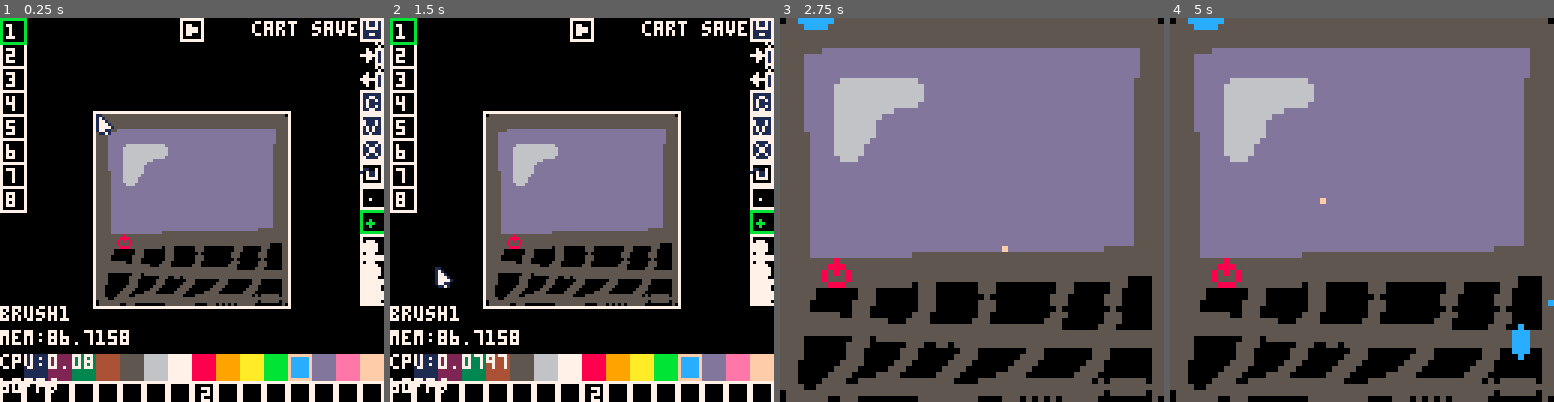
Above: before the commit, frames 1-4 (left to right).
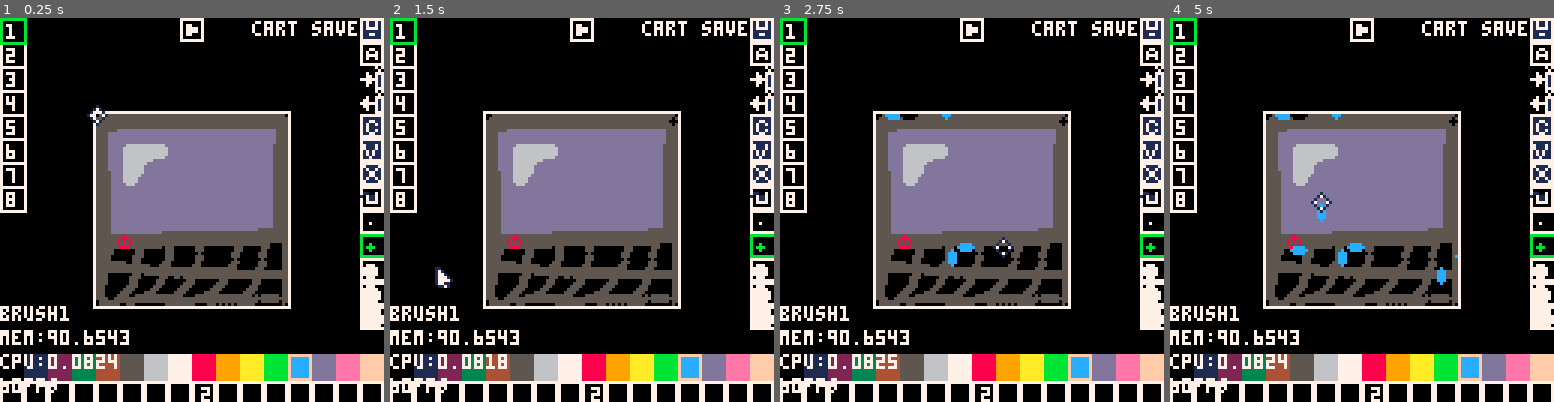
Above: after the commit, the same moments.

Repository: m-r-hunt/Pico-8-Carts
Game: PICO-8 cartridge flickgame.p8
Two runs of this game, one before a commit and one after it. Both use one fixed random seed, a clock stepped at 60 frames per second and the inputs below.
Inputs (mouse positions are in pixels of both pictures, inside the frame that each line leads up to):
- Up to frame 1 (0.25 s): no input
- Up to frame 2 (1.5 s): tap X (X key) at 0.33, 1.07 s; click (670, 121) at 0.67 s; tap O (Z key) at 0.7 s; click (436, 267) at 1.22 s
- Up to frame 3 (2.75 s): hold Right 1.6-2.1 s; tap O (Z key) at 1.7, 2.1, 2.5 s; click (887, 114) at 1.77 s; tap X (X key) at 1.85 s; hold Up 2.15-2.42 s; click (952, 259) at 2.32 s; hold Right from 2.47 s (still down)
- Up to frame 4 (5 s): click (1404, 106) at 2.87 s; tap O (Z key) every 0.4 s from 2.9 to 4.9 s; tap X (X key) at 2.97, 4.08 s; release Right at 3.03 s; hold Left 3.08-3.58 s; click (1465, 256) at 3.42 s; hold Down 3.63-3.97 s; click (1231, 102) at 3.97 s; hold Right 4.02-4.68 s; click (1292, 248) at 4.52 s; hold Up from 4.73 s (still down)

The runs differ from the first frame. In frame 1, 2.4% of the frame differs, in the area x 12-100%, y 6-92%; in frame 2, 2.2%; in frame 3, 80%; in frame 4, 80%, in the area x 0-100%, y 0-100%.

Commit message:
Feature complete I think - only needs visual tidy.

Diff:
--- a/flickgame.p8
+++ b/flickgame.p8
@@ -16,7 +16,9 @@
 
 scratch_base=vram_base
 
-brush_base=56
+brush_base=64
+
+autoplay_byte=0x0
 
 --global variables
 cur_frame=0
@@ -68,12 +70,13 @@
   {0,  121,128,8, trans,draw_trans},
   {60, 0,  8,  8, play,draw_play},
   {120,0,  8,  8, csave,draw_csave},
-  {120,8,  8,  8, clipsave,draw_clipsave},
-  {120,16, 8,  8, clipload,draw_clipload},
-  {120,24, 8,  8, framecopy,draw_framecopy},
-  {120,32, 8,  8, framepaste,draw_framepaste},
-  {120,40, 8,  8, clearframe,draw_clearframe},
-  {120,48, 8,  8, fill,draw_fill},
+  {120,8,  8,  8, autoplay,draw_autoplay},
+  {120,16,  8,  8, clipsave,draw_clipsave},
+  {120,24, 8,  8, clipload,draw_clipload},
+  {120,32, 8,  8, framecopy,draw_framecopy},
+  {120,40, 8,  8, framepaste,draw_framepaste},
+  {120,48, 8,  8, clearframe,draw_clearframe},
+  {120,56, 8,  8, fill,draw_fill},
   {120,brush_base, 8,  40,brush,draw_brush}
  }
 
@@ -85,6 +88,11 @@
    idx+=1
   end
  end
+
+ --autoplay
+ if peek(autoplay_byte)~=0 then
+  playing=true
+ end
 end
 
 function copy_frame_to_screen(edit)
@@ -102,9 +110,6 @@
 end
 
 function _update60()
- if btnp(5) or (stat(34)==2 and last_mb~=2) then
-  playing=not playing
- end
  if (btn(0)) curs_x-=1
  if (btn(1)) curs_x+=1
  if (btn(2)) curs_y-=1
@@ -124,6 +129,9 @@
     cur_frame=transitions[cur_frame+1][clicked+1]
    end
   end
+  if btnp(5) or (stat(34)==2 and last_mb~=2) then
+   playing=not playing
+  end
  else
   click()
  end
@@ -132,27 +140,31 @@
 end
 
 function edit(lpressed,ldown,rpressed,rdown)
- if ldown then
+ if ldown or rdown then
   copy_frame_to_screen(true)
+  local col=cur_col
+  if rdown then
+   col=0
+  end
   if cur_brush>0 then
-   circfill(curs_x,curs_y,cur_brush,cur_col)
+   circfill(curs_x,curs_y,cur_brush,col)
   elseif cur_brush==0 then
-   pset(curs_x,curs_y,cur_col)
-  end
-
- if lpressed and cur_brush<0 then
+   pset(curs_x,curs_y,col)
+  end
+
+ if (lpressed or rpressed) and cur_brush<0 then
    --flood fill/paint bucket
    --not super fast,could be optimised?
    local q={{curs_x,curs_y}}
    local c=pget(curs_x,curs_y)
-   pset(curs_x,curs_y,cur_col)
+   pset(curs_x,curs_y,col)
    while #q>0 do
     local px=q[1]
     del(q,px)
-    if (pget(px[1]-1,px[2])==c) pset(px[1]-1,px[2],cur_col) add(q,{px[1]-1,px[2]})
-    if (pget(px[1]+1,px[2])==c) pset(px[1]+1,px[2],cur_col) add(q,{px[1]+1,px[2]})
-    if (pget(px[1],px[2]-1)==c) pset(px[1],px[2]-1,cur_col) add(q,{px[1],px[2]-1})
-    if (pget(px[1],px[2]+1)==c) pset(px[1],px[2]+1,cur_col) add(q,{px[1],px[2]+1})
+    if (pget(px[1]-1,px[2])==c) pset(px[1]-1,px[2],col) add(q,{px[1]-1,px[2]})
+    if (pget(px[1]+1,px[2])==c) pset(px[1]+1,px[2],col) add(q,{px[1]+1,px[2]})
+    if (pget(px[1],px[2]-1)==c) pset(px[1],px[2]-1,col) add(q,{px[1],px[2]-1})
+    if (pget(px[1],px[2]+1)==c) pset(px[1],px[2]+1,col) add(q,{px[1],px[2]+1})
    end
   end
   copy_frame_from_screen()
@@ -205,7 +217,14 @@
 
 function play(lpressed,ldown,rpressed,rdown)
  if lpressed then
+ 	cur_frame=0
   playing=true
+ end
+end
+
+function autoplay(lpressed,ldown,rpressed,rdown)
+ if lpressed then
+  poke(autoplay_byte,bnot(peek(autoplay_byte)))
  end
 end
 
@@ -312,13 +331,29 @@
  spr(12,0,0)
 end
 
+function draw_autoplay()
+ if peek(autoplay_byte)~=0 then
+  pal(7,11)
+ end
+ spr(13,0,0)
+ pal()
+end
+
 function _draw()
  cls()
 
  if playing then
   poke(0x5f2c,3) --set 64x64 mode
   copy_frame_to_screen(false)
-  pset(curs_x/2,curs_y/2,15)
+
+  local curs,ox,oy,sw,sh=4,0,0,8,8
+  if transitions[cur_frame+1][pget(curs_x/2,curs_y/2)+1]~=8 then
+   curs=6
+   ox=-3
+   sw=9
+   sh=10
+  end
+  sspr(curs*8,0,sw,sh,curs_x/2+ox,curs_y/2+oy,sw,sh)
  else
   poke(0x5f2c,0) --set 64x64 mode
 
@@ -335,7 +370,22 @@
    print(l[3],l[1],l[2],7)
   end
 
-  spr(4,curs_x,curs_y)
+  local curs,ox,oy,sw,sh=4,0,0,8,8
+  for u in all(ui) do
+   if curs_x>=u[1] and curs_x<u[1]+u[3] and curs_y>=u[2] and curs_y<u[2]+u[4] then
+    if u==ui[1] then
+     curs=5
+     ox=-3
+     oy=-3
+    else
+     curs=6
+     ox=-3
+     sw=9
+     sh=10
+    end
+   end
+  end
+  sspr(curs*8,0,sw,sh,curs_x+ox,curs_y+oy,sw,sh)
 
   --debug
   for u in all(ui) do
@@ -893,14 +943,14 @@
  end
 end
 __gfx__
-00000000777777770000070700000707110000000001000000010000000000007777777777777777777777777777777777777777000000000000000077777777
-00000000717117170000007000000070171000000017100000171000000000007711117771111117711111177000000770000007000000000000000077777777
-00700700717117170070077700700777177100000100010000171101000000007171171771177117771117177110070770770007000000000000000077777777
-00077000717777170077071707700717177710001700071000171717100000007117711771711717771117171071170770777707000000000000000077777777
-00077000711111177777771777777717177771000100010001177777100000007117711771711117717171177071170770777707000000000000000077777777
-00700700711771170077071707700717177110000017100017177777100000007171171771711717717171177077770770770007000000000000000077777777
-00000000711111170070071700700717011710000001000001777777100000007711117771177117711711177000000770000007000000000000000077777777
-00000000777777770000077700000777000000000000000000117771000000007777777777777777777777777777777777777777000000000000000077777777
+00000000777777770000070700000707110000000001000000010000000000007777777777777777777777777777777777777777777777770000000077777777
+00000000717117170000007000000070171000000017100000171000000000007711117771111117711111177000000770000007700000070000000077777777
+00000000717117170070077700700777177100000100010000171101000000007171171771177117771117177110070770770007700770070000000077777777
+00000000717777170077071707700717177710001700071000171717100000007117711771711717771117171071170770777707707007070000000077777777
+00000000711111177777771777777717177771000100010001177777100000007117711771711117717171177071170770777707707777070000000077777777
+00000000711771170077071707700717177110000017100017177777100000007171171771711717717171177077770770770007707007070000000077777777
+00000000711111170070071700700717011710000001000001777777100000007711117771177117711711177000000770000007700000070000000077777777
+00000000777777770000077700000777000000000000000000117771000000007777777777777777777777777777777777777777777777770000000077777777
 00000000444844440000000000000000000000000000000000017771000000000000000000000000000000000000000000000000000000000000000000000000
 00000000444344440000000000000000000000000000000000001110000000000000000000000000000000000000000000000000000000000000000000000000
 80808080808080801080808080808080808080208080802020202080202020808080808080803080808080808080808080708080808080804080808080808080
